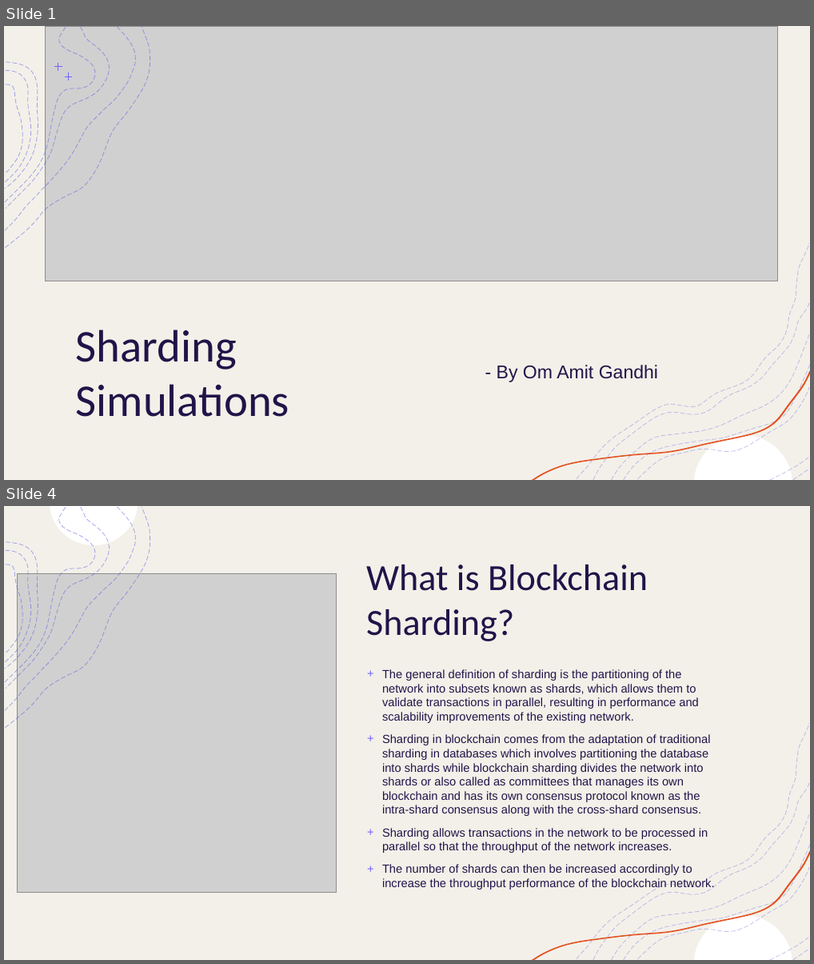
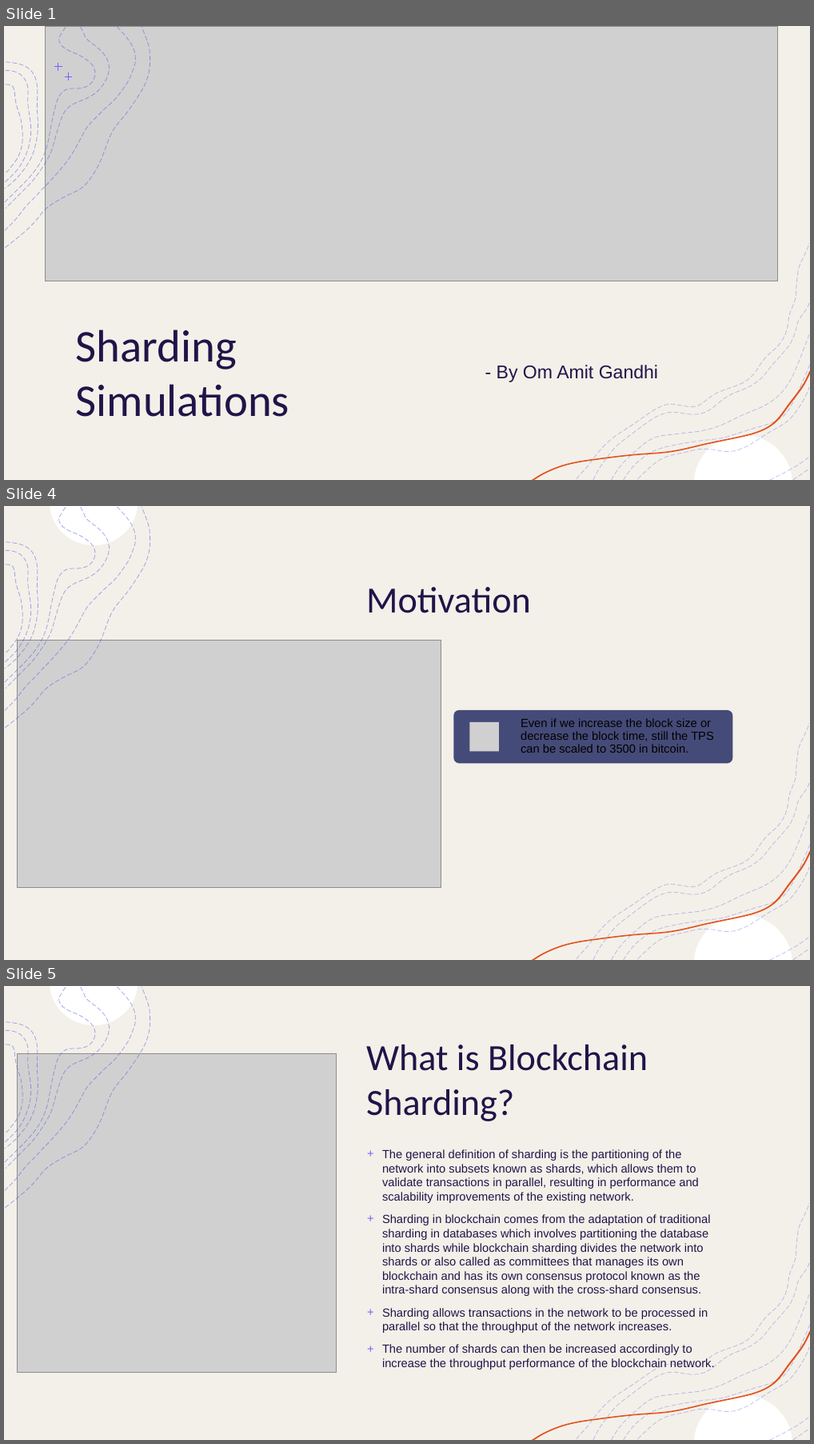
Before and after one commit to OmGandhi091611/Sharding_Simulations, a slide deck: Paper/Final Presentation.pptx. Shown one above the other, each under a label of ours: slides 1 and 4 before the commit, slides 1, 4 and 5 after it; the slides between them are not shown. The pictures are 814x964 and 814x1444 pixels, drawn with LibreOffice and Linux fonts; fonts in the diff are those of the drawing; grey boxes stand for pictures. Boxes give left, top, right and bottom in pixels: in the first picture for what was removed or moved away, otherwise in the second. Text is boxed around its words. In the diff, an @@ line names an element or a change of style, - is before the commit and + after.

```diff
--- a/Paper/Final Presentation.pptx
+++ b/Paper/Final Presentation.pptx
@@ slide 4 added at bbox=[4, 506, 810, 960], background #FFFFFF; not listed: 10 template elements that a slide beside it also shows @@
@@ rectangle added at bbox=[4, 506, 810, 960], fill #FFFFFF, outline #F2F2F2 1 pt @@
@@ rectangle added at bbox=[4, 506, 810, 960], fill #F3F0E9 @@
@@ group added at bbox=[5, 506, 150, 728]: 8 freeform shapes @@
@@ title added at bbox=[366, 587, 531, 613], 44 pt, text #201449 @@
+Motivation
@@ picture added at bbox=[18, 640, 442, 887] @@
@@ rounded rectangle added at bbox=[454, 710, 734, 763], fill #454B78 @@
@@ text added at bbox=[521, 718, 714, 752], 14 pt, text #000000 @@
+Even if we increase the block size or decrease the block time, still the TPS can be scaled to 3500 in bitcoin.
@@ picture added at bbox=[470, 722, 499, 751] @@
@@ group added at bbox=[532, 723, 810, 960]: 9 freeform shapes @@
@@ what was slide 4 is now slide 5 @@
```
Also in this commit, not shown: 4 slides changed, 10 other slides added, 5 slides removed.
